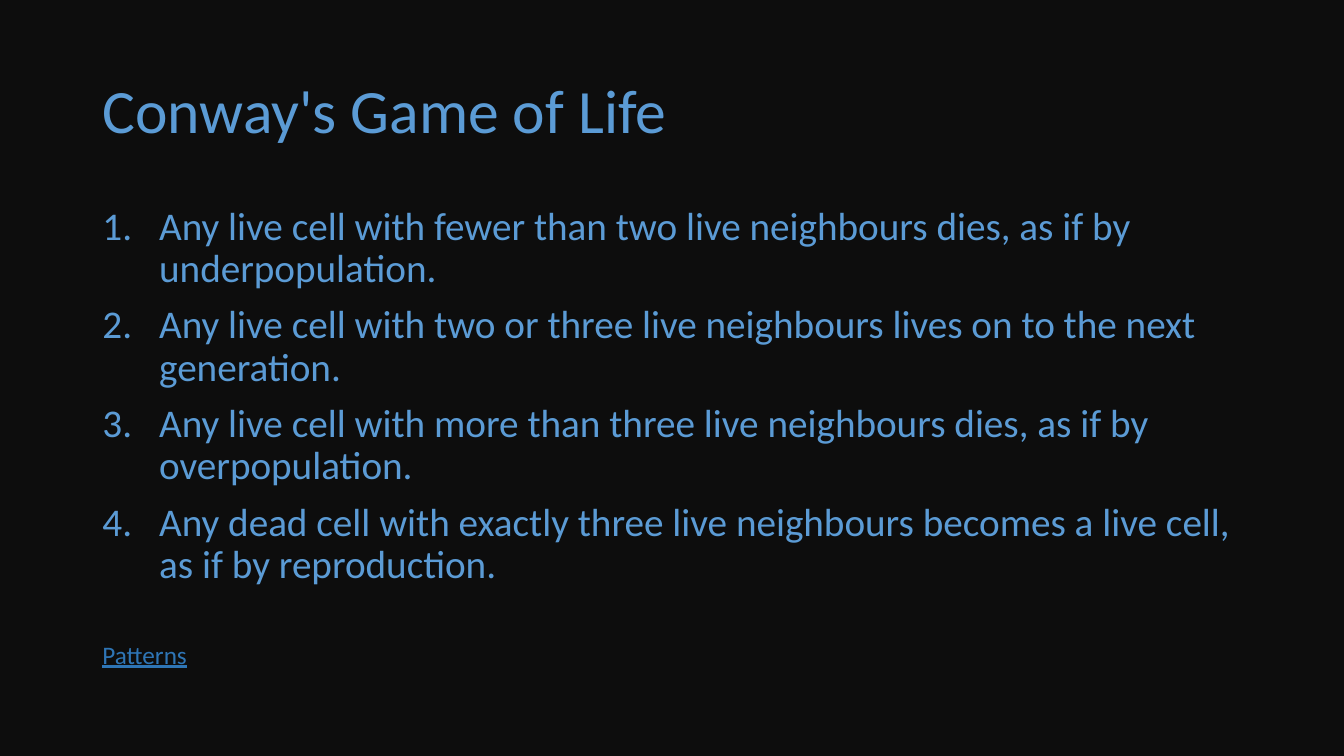
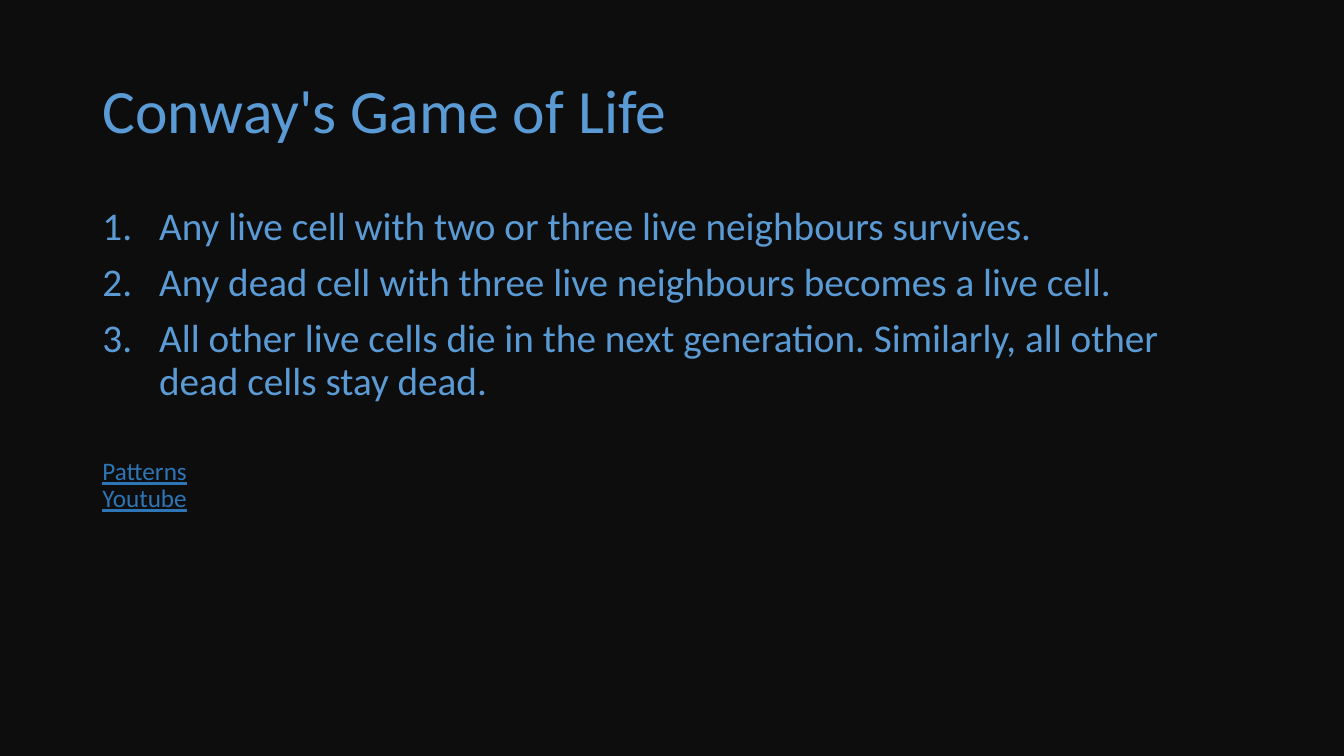
Before and after one commit to droppedcode/knowledge-bits, a slide deck: slide 42 of esolang/esolang.pptx (slide 36 before the commit). Drawn at 1344x756 pixels with LibreOffice and Linux fonts; fonts in the diff are those of the drawing. Boxes give left, top, right and bottom in pixels: in the first picture for what was removed or moved away, otherwise in the second. Text is boxed around its words. In the diff, an @@ line names an element or a change of style, - is before the commit and + after.

```diff
--- a/esolang/esolang.pptx
+++ b/esolang/esolang.pptx
@@ text at bbox=[102, 212, 1158, 512]: text changed @@
-1. Any live cell with fewer than two live neighbours dies, as if by underpopulation.
-2. Any live cell with two or three live neighbours lives on to the next generation.
-3. Any live cell with more than three live neighbours dies, as if by overpopulation.
-4. Any dead cell with exactly three live neighbours becomes a live cell, as if by reproduction.
-Patterns
+1. Any live cell with two or three live neighbours survives.
+2. Any dead cell with three live neighbours becomes a live cell.
+3. All other live cells die in the next generation. Similarly, all other dead cells stay dead.
+Patterns
+Youtube
```
Also in this commit, not shown: 2 other slides changed, 6 slides added, 1 slide removed.
